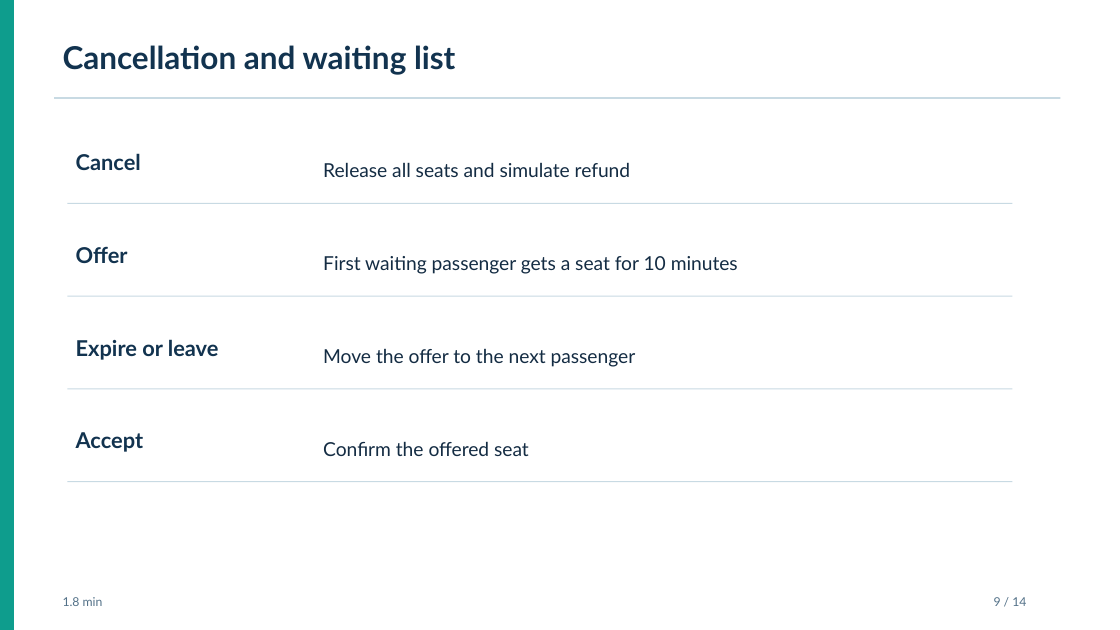
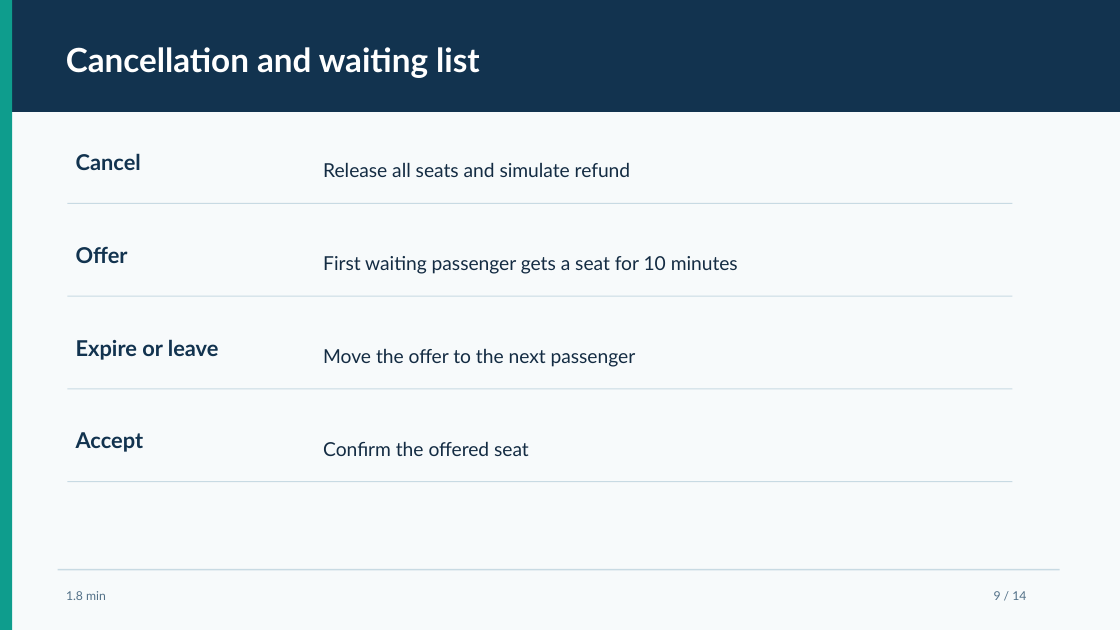
Before and after one commit to karthik-goud227/bus-ticket-booking-system, a slide deck: slide 9 of docs/BusBook_DBMS_Presentation.pptx. Drawn at 1120x630 pixels with LibreOffice and Linux fonts; fonts in the diff are those of the drawing. Boxes give left, top, right and bottom in pixels: in the first picture for what was removed or moved away, otherwise in the second. Text is boxed around its words. In the diff, an @@ line names an element or a change of style, - is before the commit and + after.

Commit message:
Refine DBMS presentation design

```diff
--- a/docs/BusBook_DBMS_Presentation.pptx
+++ b/docs/BusBook_DBMS_Presentation.pptx
@@ background #FFFFFF to #F7FAFB @@
@@ rectangle: place and size @@
-rectangle at <box>55,97,1061,99</box>
+rectangle at <box>0,0,1120,112</box>
@@ rectangle at <box>0,0,1120,112</box>: fill #C8DAE3 to #12334F @@
@@ text "Cancellation and waiting list" at <box>66,47,480,78</box>: size 27 to 28.5 pt, text colour #12334F to #FFFFFF @@
@@ rectangle added at <box>58,569,1060,571</box>, fill #C8DAE3 @@
@@ text "1.8 min": place and size @@
-text "1.8 min" at <box>63,597,103,606</box>
+text "1.8 min" at <box>66,591,106,600</box>
@@ text "9 / 14": place and size @@
-text "9 / 14" at <box>994,597,1026,606</box>
+text "9 / 14" at <box>994,591,1026,600</box>
```
Also in this commit, not shown: 13 other slides changed.
